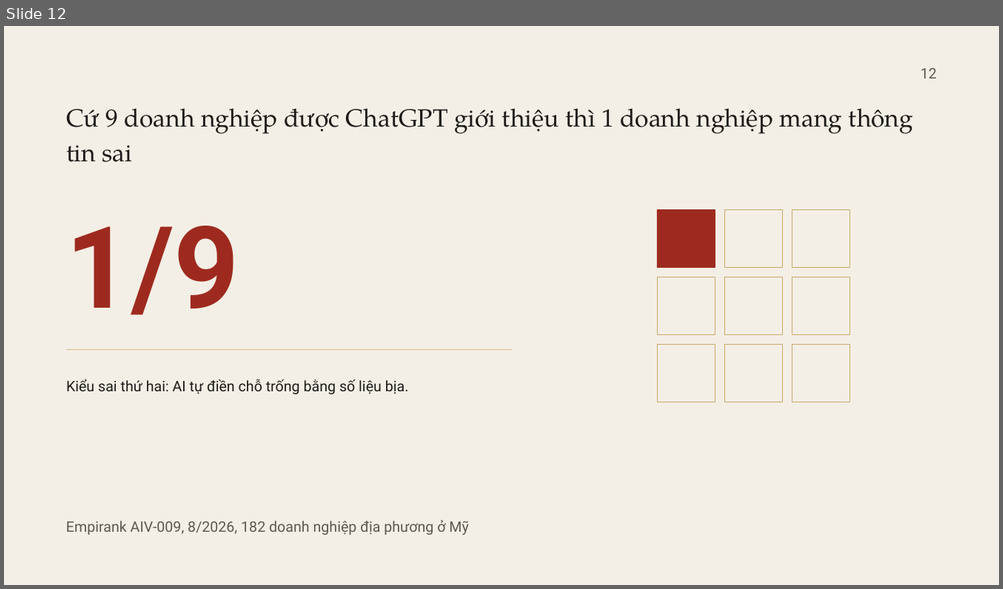
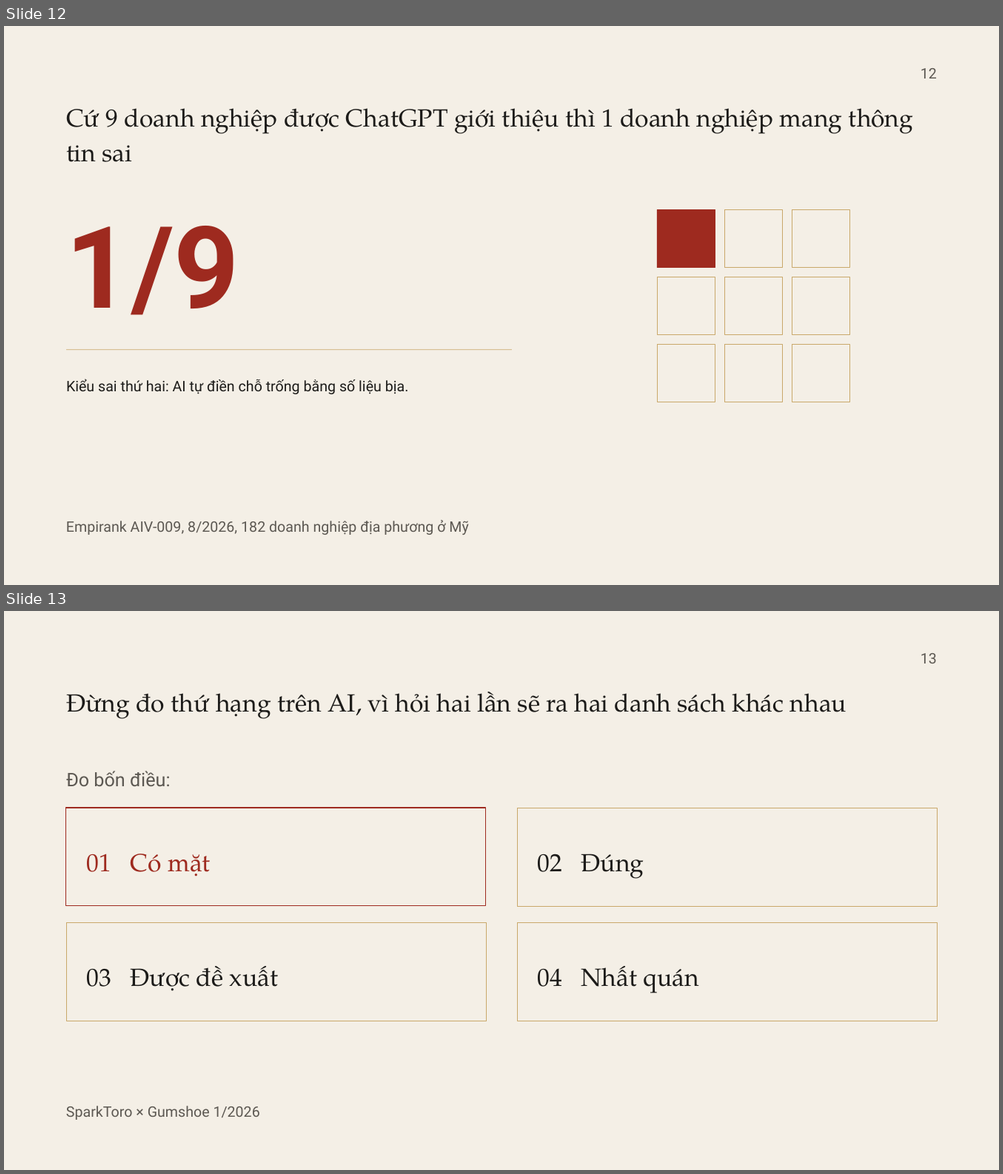
Before and after one commit to fyzdfyzd/linhx-engine, a slide deck: viec/lab130-slide-nhieu-vong/thiet-ke/v8/CSMO26_T21_v8.pptx. Shown one above the other, each under a label of ours: slide 12 before the commit, slides 12 and 13 after it. The pictures are 1003x589 and 1003x1174 pixels, drawn with LibreOffice and Linux fonts; fonts in the diff are those of the drawing. Boxes give left, top, right and bottom in pixels: in the first picture for what was removed or moved away, otherwise in the second. Text is boxed around its words. In the diff, an @@ line names an element or a change of style, - is before the commit and + after.

Commit message:
LAB130 v8: dựng đợt 3 (slide 13-18)

```diff
--- a/viec/lab130-slide-nhieu-vong/thiet-ke/v8/CSMO26_T21_v8.pptx
+++ b/viec/lab130-slide-nhieu-vong/thiet-ke/v8/CSMO26_T21_v8.pptx
@@ slide 13 added at <box>4,611,999,1170</box>, background #F4EFE6 @@
@@ text added at <box>920,653,936,664</box>, 14 pt, text #5C5852 @@
+13
@@ text added at <box>66,692,846,719</box>, 24 pt, text #1C1B19 @@
+Đừng đo thứ hạng trên AI, vì hỏi hai lần sẽ ra hai danh sách khác nhau
@@ text added at <box>66,771,170,786</box>, 18 pt, text #5C5852 @@
+Đo bốn điều:
@@ rectangle added at <box>66,808,485,906</box>, outline #9E2A1F 0.75 pt, 24 pt, text #9E2A1F @@
+01 Có mặt
@@ rectangle added at <box>518,808,936,906</box>, outline #C9A86A 0.5 pt, 24 pt, text #1C1B19 @@
+02 Đúng
@@ rectangle added at <box>66,923,485,1022</box>, outline #C9A86A 0.5 pt, 24 pt, text #1C1B19 @@
+03 Được đề xuất
@@ rectangle added at <box>518,923,936,1022</box>, outline #C9A86A 0.5 pt, 24 pt, text #1C1B19 @@
+04 Nhất quán
@@ text added at <box>66,1106,260,1120</box>, 14 pt, text #5C5852 @@
+SparkToro × Gumshoe 1/2026
```
Also in this commit, not shown: 5 other slides added, 19 other files.
